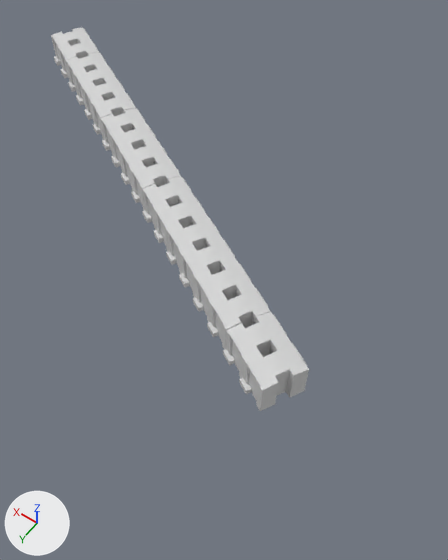
The FBX model CBB0089-MacroTramonte/assets/3d/Altair_Dummy_T2.fbx: old version first, new version second.
Before and after are seen from a 50 mm lens placed at (-584.0, 580.0, 200.0), pointed at (-490.0, 449.0, -7.0). The lights are fixed; the arrows at lower left show +X, +Y and +Z. The older version comes first.

Objects in the first picture: 'CB049_ALTAIR_Dummy_Torre_Web_2', 'CB049_ALTAIR_Dummy_Torre_Web_3', 'CB049_ALTAIR_Dummy_Torre_Web_3_1', 'CB049_ALTAIR_Dummy_Torre_Web__1__2', 'CB049_ALTAIR_Dummy_Torre_Web__1__3', 'CB049_ALTAIR_Dummy_Torre_Web__1__3_1', 'CB049_ALTAIR_Dummy_Torre_Web__2_', 'CB049_ALTAIR_Dummy_Torre_Web__2__2', 'CB049_ALTAIR_Dummy_Torre_Web__2__2_1', 'CB049_ALTAIR_Dummy_Torre_Web__3_', 'CB049_ALTAIR_Dummy_Torre_Web__3__2', 'CB049_ALTAIR_Dummy_Torre_Web__3__2_1' and 6 more.
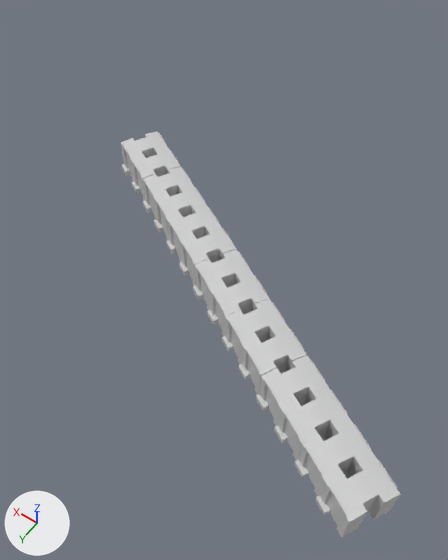
ob_cb049_altair_dummy_s_web is not drawn itself; it is the parent of ob_cb049_altair_dummy_torre_web, ob_cb049_altair_dummy_s_web_1, ob_cb049_altair_dummy_torre_web__1, ob_cb049_altair_dummy_torre_web__2, ob_cb049_altair_dummy_torre_web__3.
ob_cb049_altair_dummy_s_web__1 is not drawn itself; it is the parent of ob_cb049_altair_dummy_s_web_2, ob_cb049_altair_dummy_torre_web_2, ob_cb049_altair_dummy_torre_web__1__2.

What differs and where, as boxes (x1, y1, x2, y2) in the pictures (448 x 560 px):
'CB049_ALTAIR_Dummy_Torre_Web__1__2', moved: before (179, 238, 237, 297); after (315, 456, 401, 537)
'CB049_ALTAIR_Dummy_Torre_Web_2', moved: before (166, 216, 222, 274); after (294, 420, 375, 497)
'CB049_ALTAIR_Dummy_Torre_Web__3__2', moved: before (154, 196, 207, 252); after (274, 387, 350, 460)
'CB049_ALTAIR_Dummy_Torre_Web__2__2', moved: before (142, 176, 194, 230); after (256, 355, 328, 426)
'CB049_ALTAIR_Dummy_Torre_Web__1__3', moved: before (131, 157, 181, 210); after (238, 326, 307, 395)
'CB049_ALTAIR_Dummy_Torre_Web_3', moved: before (120, 140, 168, 191); after (222, 299, 287, 364)
'CB049_ALTAIR_Dummy_Torre_Web__3__2_1', deleted: before (239, 340, 309, 411)
'CB049_ALTAIR_Dummy_Torre_Web__3_', moved: before (110, 124, 157, 173); after (207, 273, 269, 336)
'CB049_ALTAIR_Dummy_Torre_Web__2_', moved: before (100, 108, 146, 156); after (193, 249, 252, 310)
'CB049_ALTAIR_Dummy_Torre_Web__1_', moved: before (91, 93, 136, 140); after (179, 226, 236, 286)
'CB049_ALTAIR_Dummy_Torre_Web', moved: before (82, 78, 126, 124); after (166, 205, 221, 262)
'CB049_ALTAIR_Dummy_Torre_Web__2__2_1', deleted: before (223, 312, 289, 378)
'CB049_ALTAIR_Dummy_Torre_Web__3__1', moved: before (74, 65, 116, 109); after (154, 185, 206, 241)
'CB049_ALTAIR_Dummy_Torre_Web__1__3_1', deleted: before (207, 285, 271, 350)
'CB049_ALTAIR_Dummy_Torre_Web__2__1', moved: before (66, 52, 107, 95); after (143, 167, 193, 220)
'CB049_ALTAIR_Dummy_Torre_Web__1__1', moved: before (58, 39, 99, 82); after (131, 148, 181, 201)
'CB049_ALTAIR_Dummy_Torre_Web_3_1', deleted: before (193, 261, 253, 322)
'CB049_ALTAIR_Dummy_Torre_Web_1', moved: before (51, 27, 90, 69); after (121, 132, 168, 182)

Edits to the bpy script that builds the scene:
```text
Remove ob_cb049_altair_dummy_torre_web__2__2_1:
    ob_cb049_altair_dummy_torre_web__2__2_1 = bpy.data.objects.new('CB049_ALTAIR_Dummy_Torre_Web__2__2_1', me_scene)
    ob_cb049_altair_dummy_torre_web__2__2_1.parent = ob_cb049_altair_dummy_s_web_2_1
    ob_cb049_altair_dummy_torre_web__2__2_1.location = (-3819.0, 2470.0, -0.000334)
Remove ob_cb049_altair_dummy_torre_web__1__3_1:
    ob_cb049_altair_dummy_torre_web__1__3_1 = bpy.data.objects.new('CB049_ALTAIR_Dummy_Torre_Web__1__3_1', me_scene)
    ob_cb049_altair_dummy_torre_web__1__3_1.parent = ob_cb049_altair_dummy_s_web_2_1
    ob_cb049_altair_dummy_torre_web__1__3_1.location = (-5159.0, 2470.0, -0.000337)
Change ob_cb049_altair_dummy_s_web__1:
    ob_cb049_altair_dummy_s_web__1.location: (-52365.0, 351.5, -50597.0) -> (-61294.0, 406.2, -55123.0)
Change ob_cb049_altair_dummy_s_web:
    ob_cb049_altair_dummy_s_web.location: (-43082.0, 331.5, -45628.0) -> (-52011.0, 386.2, -50154.0)
Remove ob_cb049_altair_dummy_torre_web__3__2_1:
    ob_cb049_altair_dummy_torre_web__3__2_1 = bpy.data.objects.new('CB049_ALTAIR_Dummy_Torre_Web__3__2_1', me_scene)
    ob_cb049_altair_dummy_torre_web__3__2_1.parent = ob_cb049_altair_dummy_s_web_2_1
    ob_cb049_altair_dummy_torre_web__3__2_1.location = (-2520.0, 2470.0, -0.000382)
Remove ob_cb049_altair_dummy_torre_web_3_1:
    ob_cb049_altair_dummy_torre_web_3_1 = bpy.data.objects.new('CB049_ALTAIR_Dummy_Torre_Web_3_1', me_scene)
    ob_cb049_altair_dummy_torre_web_3_1.parent = ob_cb049_altair_dummy_s_web_2_1
    ob_cb049_altair_dummy_torre_web_3_1.location = (-6459.0, 2470.0, -0.000332)
```
